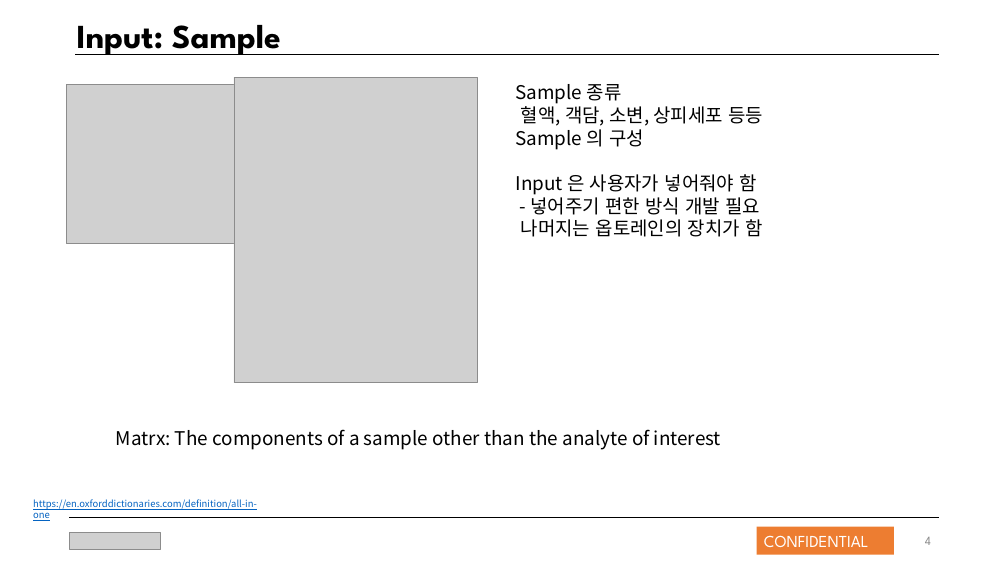
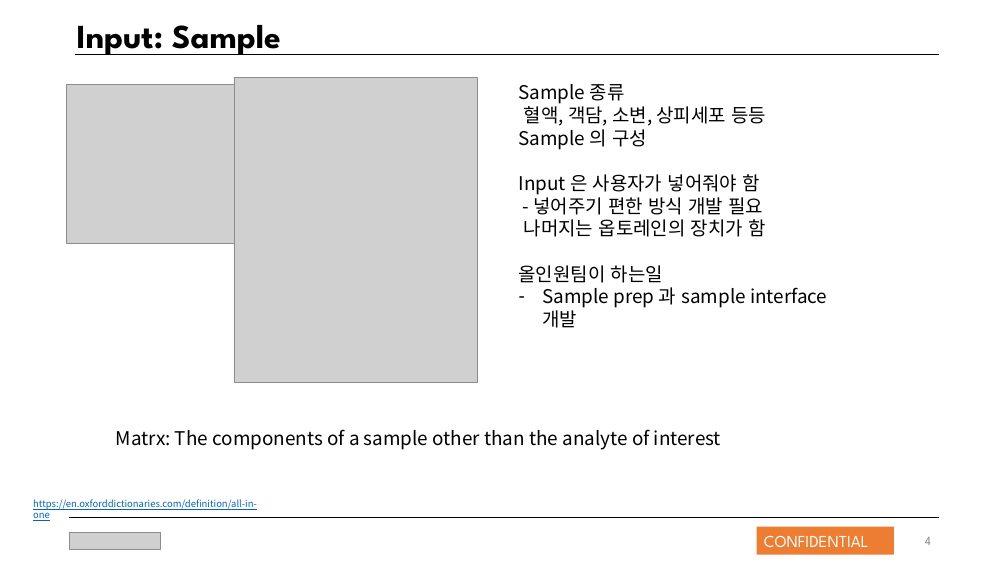
Before and after one commit to nansmile/Company-Work, a slide deck: slide 4 of Work/올인원팀 발표자료_181021.pptx. Drawn at 1008x567 pixels with LibreOffice and Linux fonts; fonts in the diff are those of the drawing; grey boxes stand for pictures. Boxes give left, top, right and bottom in pixels: in the first picture for what was removed or moved away, otherwise in the second. Text is boxed around its words. In the diff, an @@ line names an element or a change of style, - is before the commit and + after.

Commit message:
interface add  user interface: Sample

```diff
--- a/Work/올인원팀 발표자료_181021.pptx
+++ b/Work/올인원팀 발표자료_181021.pptx
@@ text at [519, 265, 827, 328]: paragraphs added @@
+올인원팀이 하는일
+– Sample prep 과 sample interface 개발
```
